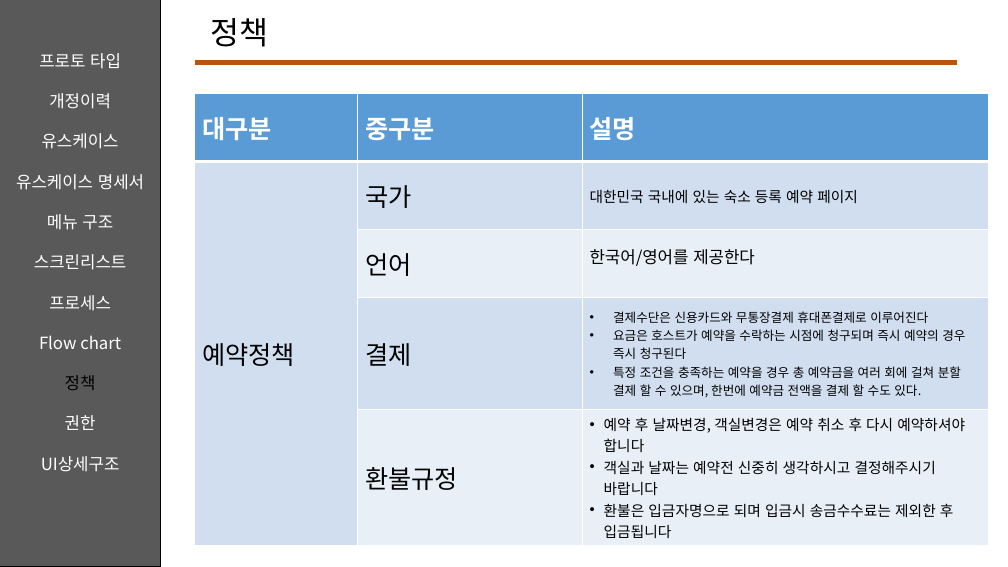
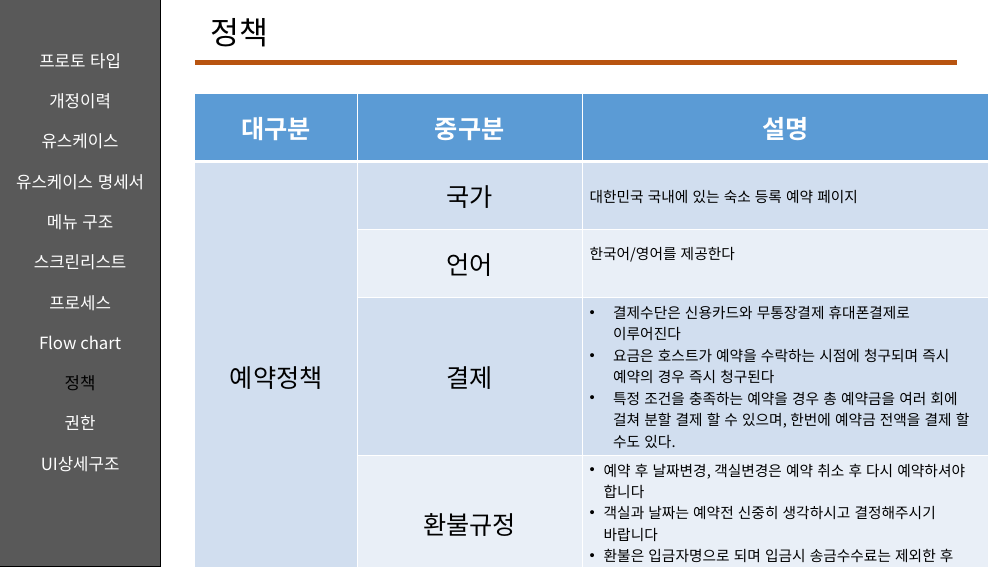
Before and after one commit to JeongJason/Camping-Story, a slide deck: slide 10 of 스토리 보드 - Final.pptx. Drawn at 1008x567 pixels with LibreOffice and Linux fonts; fonts in the diff are those of the drawing. Boxes give left, top, right and bottom in pixels: in the first picture for what was removed or moved away, otherwise in the second. Text is boxed around its words. In the diff, an @@ line names an element or a change of style, - is before the commit and + after.

```diff
--- a/스토리 보드 - Final.pptx
+++ b/스토리 보드 - Final.pptx
@@ table at [195,94,989,566] @@
@@ size 16 to 14 pt in "한국어/영어를 제공한다" @@
@@ size 12 to 14 pt in "결제수단은 신용카드와 무통장결제 휴대폰결제로 이루어진다", "요금은 호스트가 예약을 수락하는 시점에 청구되며 즉시 ...", "특정 조건을 충족하는 예약을 경우 총 예약금을 ..." @@
@@ alignment left to centre @@
```
Also in this commit, not shown: 2 other slides changed, 1 other file.
